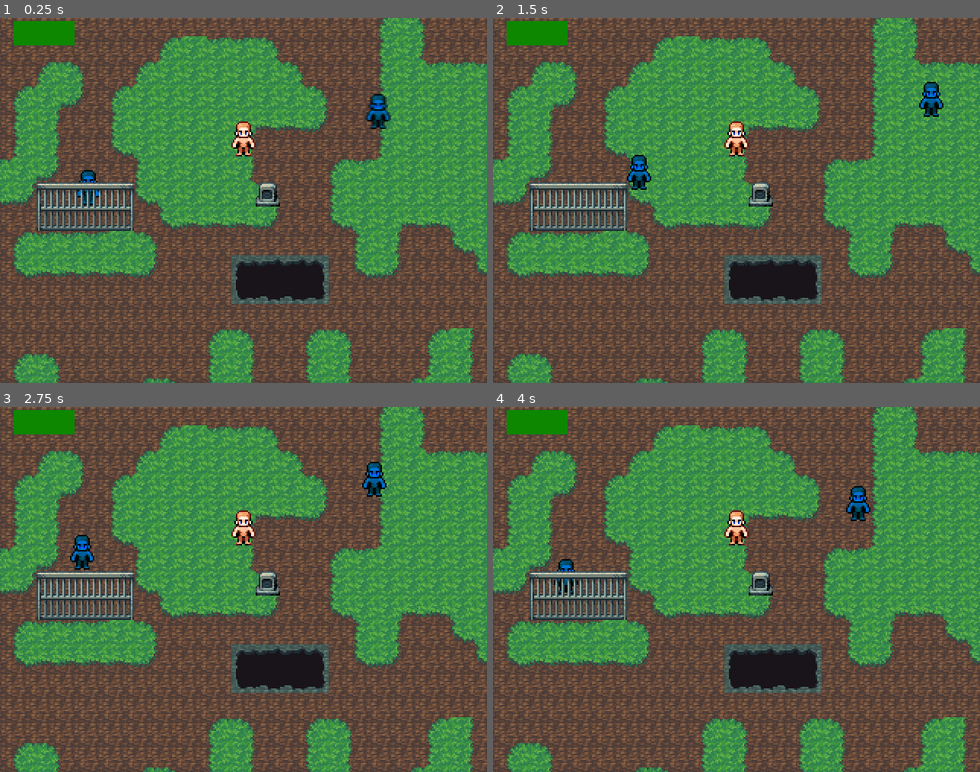
Above: before the commit, frames 1-4 (two rows, left to right).
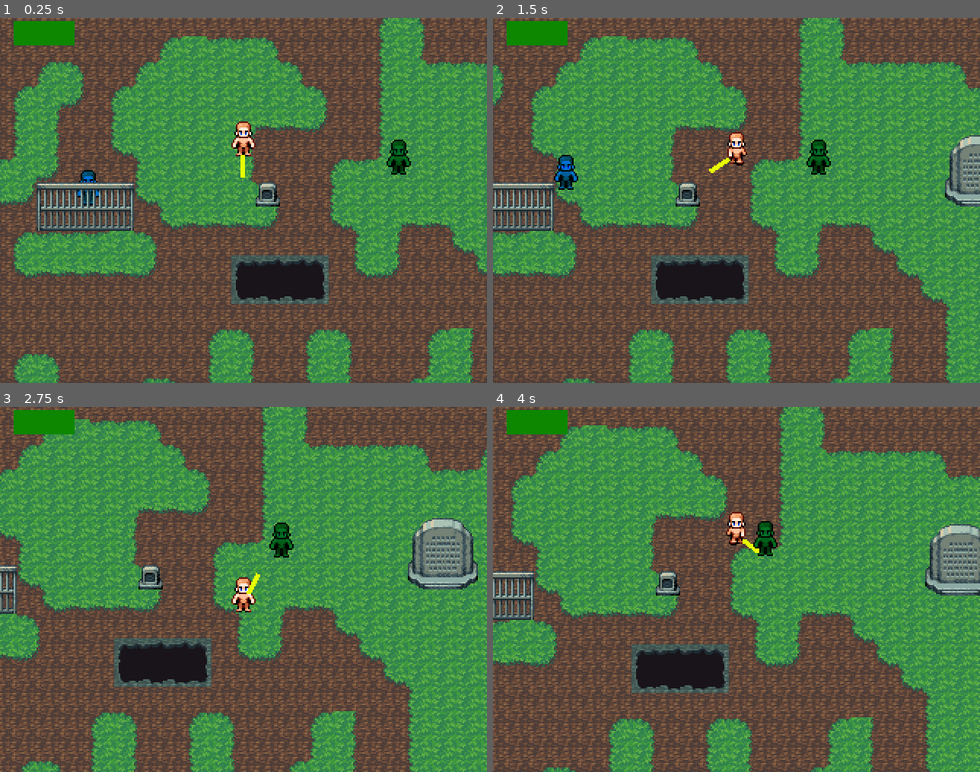
Above: after the commit, the same moments.

Repository: weinStag/cursed-rest
Game: Godot game, scene res://Scenes/gameview.tscn
Same seed, same stepped clock (60 frames per second), same inputs: the game is played once before the commit and once after it.
Inputs (mouse positions are in pixels of both pictures, inside the frame that each line leads up to):
- Up to frame 1 (0.25 s): no input
- Up to frame 2 (1.5 s): move the mouse to (843, 182) at 0.52 s; hold Right (ui_right) 0.53-1.28 s; click (843, 182) at 0.6 s; tap Z (ui_accept) at 0.77 s; move the mouse to (639, 218) at 1.27 s; hold Down (ui_down) from 1.28 s (still down); click (639, 218) at 1.35 s
- Up to frame 3 (2.75 s): tap Z (ui_accept) at 1.52 s; move the mouse to (292, 509) at 2.02 s; release Down (ui_down) at 2.03 s; hold Right (ui_right) from 2.03 s (still down); click (292, 509) at 2.1 s
- Up to frame 4 (4 s): move the mouse to (712, 662) at 2.77 s; release Right (ui_right) at 2.78 s; hold Up (ui_up) 2.78-3.53 s; click (712, 662) at 2.85 s; tap Z (ui_accept) at 3.02, 3.77 s; move the mouse to (882, 644) at 3.52 s; hold Left (ui_left) from 3.53 s (still down); click (882, 644) at 3.6 s

The runs differ from the first frame. In frame 1, 0.7% of the frame differs, in the area x 49-85%, y 20-44%; in frame 2, 49%; in frame 3, 66%, in the area x 0-100%, y 0-100%; in frame 4, 65%.
Error before the commit: Parse Error: Expected identifier after "." for attribute access. (res://Scripts/Pawns/Types/player.gd:225)

Commit message:
feat: detecção de posição

Diff:
--- a/Scenes/Maps/world.tscn
+++ b/Scenes/Maps/world.tscn
@@ -11,6 +11,7 @@
 [ext_resource type="Script" uid="uid://dhojxqc0a4xvw" path="res://Scripts/Pawns/Types/object.gd" id="7_ay8ee"]
 [ext_resource type="Texture2D" uid="uid://fhhrc5ktpq0l" path="res://Graphics/CollisionTiles/event.png" id="9_60kqf"]
 [ext_resource type="PackedScene" uid="uid://jl1xd7v4vsli" path="res://Scenes/hud.tscn" id="11_r0r7l"]
+[ext_resource type="PackedScene" uid="uid://csp4gdb2j0fmr" path="res://Scenes/Pawns/inimigo.tscn" id="12_08va7"]
 
 [sub_resource type="RectangleShape2D" id="RectangleShape2D_08va7"]
 size = Vector2(16, 24)
@@ -1172,6 +1173,7 @@
 type = 2
 
 [node name="Actor2" parent="Pawns" instance=ExtResource("5_ehxcq")]
+visible = false
 position = Vector2(259.983, 66.6099)
 move_pattern = Array[Vector2i]([Vector2i(1, 0), Vector2i(1, 0), Vector2i(1, 0), Vector2i(0, -1), Vector2i(-1, 0), Vector2i(-1, 0), Vector2i(-1, 0), Vector2i(0, 1), Vector2i(0, 0)])
 dialogue_keys = Array[String](["text1", "text2", "text3", "text4"])
@@ -1182,6 +1184,10 @@
 [node name="CollisionShape2D" type="CollisionShape2D" parent="Pawns/Actor2/Area2D"]
 position = Vector2(0.0169067, -4.60992)
 shape = SubResource("RectangleShape2D_08va7")
+
+[node name="Inimigo" parent="Pawns" instance=ExtResource("12_08va7")]
+position = Vector2(286, 100)
+move_pattern = Array[Vector2i]([Vector2i(0, 0)])
 
 [node name="Actor_Grid" type="TileMapLayer" parent="."]
 visible = false
--- a/Scenes/Pawns/actor.tscn
+++ b/Scenes/Pawns/actor.tscn
@@ -304,7 +304,6 @@
 [sub_resource type="AnimationNodeTimeScale" id="AnimationNodeTimeScale_17258"]
 
 [sub_resource type="AnimationNodeBlendTree" id="AnimationNodeBlendTree_6ixg4"]
-graph_offset = Vector2(-259.661, 45.2562)
 nodes/StateMachine/node = SubResource("AnimationNodeStateMachine_p7un2")
 nodes/StateMachine/position = Vector2(-80, 140)
 nodes/TimeScale/node = SubResource("AnimationNodeTimeScale_17258")
--- a/Scenes/Pawns/arma.gd
+++ b/Scenes/Pawns/arma.gd
@@ -10,3 +10,7 @@
 # Called every frame. 'delta' is the elapsed time since the previous frame.
 func _process(delta: float) -> void:
 	pass
+
+func attack() -> void:
+	if Input.is_action_just_pressed('ui_mb1'):
+		$AnimationPlayer.play("new_animation")
--- a/Scenes/Pawns/inimigo.tscn
+++ b/Scenes/Pawns/inimigo.tscn
@@ -304,12 +304,17 @@
 [sub_resource type="AnimationNodeTimeScale" id="AnimationNodeTimeScale_17258"]
 
 [sub_resource type="AnimationNodeBlendTree" id="AnimationNodeBlendTree_6ixg4"]
-graph_offset = Vector2(-259.661, 45.2562)
 nodes/StateMachine/node = SubResource("AnimationNodeStateMachine_p7un2")
 nodes/StateMachine/position = Vector2(-80, 140)
 nodes/TimeScale/node = SubResource("AnimationNodeTimeScale_17258")
 nodes/TimeScale/position = Vector2(160, 140)
 node_connections = [&"TimeScale", 0, &"StateMachine", &"output", 0, &"TimeScale"]
+
+[sub_resource type="RectangleShape2D" id="RectangleShape2D_3sqja"]
+size = Vector2(16, 23)
+
+[sub_resource type="CircleShape2D" id="CircleShape2D_5n1dt"]
+radius = 38.0132
 
 [node name="Inimigo" type="Node2D"]
 script = ExtResource("1_3sqja")
@@ -335,3 +340,18 @@
 parameters/StateMachine/Walk0/blend_position = Vector2(0, 1)
 parameters/StateMachine/Walk1/blend_position = Vector2(0, 1)
 parameters/TimeScale/scale = 1.0
+
+[node name="hitbox" type="Area2D" parent="." groups=["hitbox"]]
+
+[node name="CollisionShape2D" type="CollisionShape2D" parent="hitbox"]
+position = Vector2(0, -4.5)
+shape = SubResource("RectangleShape2D_3sqja")
+
+[node name="visao" type="Area2D" parent="." groups=["visao"]]
+
+[node name="CollisionShape2D" type="CollisionShape2D" parent="visao"]
+shape = SubResource("CircleShape2D_5n1dt")
+debug_color = Color(0.907035, 0.289866, 0.223736, 0.42)
+
+[connection signal="area_entered" from="visao" to="." method="_on_visao_area_entered"]
+[connection signal="area_exited" from="visao" to="." method="_on_visao_area_exited"]
--- a/Scenes/Pawns/player.tscn
+++ b/Scenes/Pawns/player.tscn
@@ -1,10 +1,9 @@
-[gd_scene load_steps=44 format=3 uid="uid://82egl20vpf7n"]
+[gd_scene load_steps=43 format=3 uid="uid://82egl20vpf7n"]
 
 [ext_resource type="Script" uid="uid://bbu8j0ryeda7i" path="res://Scripts/Pawns/Types/player.gd" id="1_cghlj"]
 [ext_resource type="Texture2D" uid="uid://n4h41o7d7rbs" path="res://Graphics/Pawns/actor_man.png" id="2_dy3y1"]
 [ext_resource type="Texture2D" uid="uid://fhhrc5ktpq0l" path="res://Graphics/CollisionTiles/event.png" id="3_5pnro"]
 [ext_resource type="Script" uid="uid://dokac2uqwhnux" path="res://Scenes/Pawns/arma.gd" id="4_tlhq4"]
-[ext_resource type="Texture2D" uid="uid://vwmpi5st1if5" path="res://Graphics/CollisionTiles/obstacle.png" id="5_tlhq4"]
 
 [sub_resource type="Animation" id="Animation_5p5oj"]
 resource_name = "idle_down"
@@ -318,14 +317,14 @@
 tracks/0/type = "value"
 tracks/0/imported = false
 tracks/0/enabled = true
-tracks/0/path = NodePath("../Sprite:texture")
-tracks/0/interp = 1
-tracks/0/loop_wrap = true
-tracks/0/keys = {
-"times": PackedFloat32Array(0),
-"transitions": PackedFloat32Array(1),
-"update": 1,
-"values": [ExtResource("2_dy3y1")]
+tracks/0/path = NodePath(".:frame")
+tracks/0/interp = 1
+tracks/0/loop_wrap = true
+tracks/0/keys = {
+"times": PackedFloat32Array(0),
+"transitions": PackedFloat32Array(1),
+"update": 1,
+"values": [0]
 }
 
 [sub_resource type="Animation" id="Animation_s70le"]
@@ -333,14 +332,14 @@
 tracks/0/type = "value"
 tracks/0/imported = false
 tracks/0/enabled = true
-tracks/0/path = NodePath("../Sprite:texture")
-tracks/0/interp = 1
-tracks/0/loop_wrap = true
-tracks/0/keys = {
-"times": PackedFloat32Array(0.0333333, 0.333333),
-"transitions": PackedFloat32Array(1, 1),
-"update": 1,
-"values": [ExtResource("5_tlhq4"), ExtResource("5_tlhq4")]
+tracks/0/path = NodePath(".:frame")
+tracks/0/interp = 1
+tracks/0/loop_wrap = true
+tracks/0/keys = {
+"times": PackedFloat32Array(),
+"transitions": PackedFloat32Array(),
+"update": 1,
+"values": []
 }
 
 [sub_resource type="AnimationLibrary" id="AnimationLibrary_rsh2f"]
@@ -352,10 +351,8 @@
 [sub_resource type="RectangleShape2D" id="RectangleShape2D_tlhq4"]
 size = Vector2(16, 23)
 
-[node name="Player" type="Node2D"]
+[node name="Player" type="Node2D" groups=["player"]]
 script = ExtResource("1_cghlj")
-speed = null
-type = null
 
 [node name="Sprite" type="Sprite2D" parent="."]
 texture = ExtResource("2_dy3y1")
@@ -379,11 +376,10 @@
 parameters/TimeScale/scale = 1.0
 
 [node name="arma" type="Sprite2D" parent="."]
-visible = false
-position = Vector2(6, -1)
 scale = Vector2(0.9375, 0.1875)
 texture = ExtResource("3_5pnro")
 centered = false
+offset = Vector2(6, -6)
 script = ExtResource("4_tlhq4")
 
 [node name="AnimationPlayer" type="AnimationPlayer" parent="arma"]
@@ -391,7 +387,7 @@
 &"": SubResource("AnimationLibrary_rsh2f")
 }
 
-[node name="Area2D" type="Area2D" parent="."]
+[node name="Area2D" type="Area2D" parent="." groups=["player"]]
 
 [node name="CollisionShape2D" type="CollisionShape2D" parent="Area2D"]
 position = Vector2(0, -4.5)
--- a/Scripts/Pawns/Types/npc.gd
+++ b/Scripts/Pawns/Types/npc.gd
@@ -4,6 +4,9 @@
 
 @export var move_pattern: Array[Vector2i]
 @export var dialogue_keys: Array[String]
+
+var player: Node2D = null
+
 
 # Movement Related (+ animation)
 var move_step: int = 0
@@ -13,6 +16,12 @@
 
 func _process(_delta):
 	# Allow movement if conditions are meet
+	if player:
+		move_towards_player()
+	else:
+		process_default_movement()
+
+func process_default_movement():
 	if can_move():
 		var current_step: Vector2i = move_pattern[move_step]
 		if current_step:
@@ -42,5 +51,33 @@
 		emit_signal("trigger_dialogue", dialogue, set_talking)
 
 
-func _on_area_2d_area_entered(area: Area2D) -> void:
-	pass # Replace with function body.
+func get_direction_to_player() -> Vector2i:
+	var diff: Vector2 = player.global_position - global_position
+
+	# Escolher o eixo dominante (para manter movimento tile-based)
+	if abs(diff.x) > abs(diff.y):
+		return Vector2i(sign(diff.x), 0)
+	else:
+		return Vector2i(0, sign(diff.y))
+
+func move_towards_player():
+	if not can_move(): return
+
+	var direction := get_direction_to_player()
+	if direction == Vector2i.ZERO:
+		return
+
+	set_anim_direction(direction)
+
+	var target_position = Grid.request_move(self, direction)
+	if target_position:
+		move_to(target_position)
+
+func _on_visao_area_entered(area: Area2D) -> void:
+	if area.get_parent().is_in_group("player"):
+		player = area.get_parent()
+
+
+func _on_visao_area_exited(area: Area2D) -> void:
+	if area.get_parent().is_in_group("player"):
+		player = null
--- a/Scripts/Pawns/Types/player.gd
+++ b/Scripts/Pawns/Types/player.gd
@@ -220,6 +220,7 @@
 		var new_health = calc_damage(50)
 		status.set('health', new_health)
 		if (new_health <= 0):
-			$arma/AnimationPlayer.play("new_animation")
+			pass
 		else:
-			apply_knockback(area.)
+			pass
+			#apply_knockback(area)
--- a/project.godot
+++ b/project.godot
@@ -23,6 +23,11 @@
 window/size/window_width_override=640
 window/size/window_height_override=480
 window/stretch/mode="viewport"
+
+[global_group]
+
+hitbox=""
+visao="indica o campo de visão de um inimigo"
 
 [input]
 
@@ -78,6 +83,11 @@
 "events": [Object(InputEventKey,"resource_local_to_scene":false,"resource_name":"","device":-1,"window_id":0,"alt_press …(191 unchanged characters)…
 ]
 }
+ui_mb1={
+"deadzone": 0.2,
+"events": [Object(InputEventMouseButton,"resource_local_to_scene":false,"resource_name":"","device":-1,"window_id":0,"alt_pressed":false,"shift_pressed":false,"ctrl_pressed":false,"meta_pressed":false,"button_mask":1,"position":Vector2(123, 10),"global_position":Vector2(130, 47),"factor":1.0,"button_index":1,"canceled":false,"pressed":true,"double_click":false,"script":null)
+]
+}
 
 [internationalization]
 
Not shown: 1 places in Scenes/Maps/world.tscn that only renumber resources
Not shown: 1 places in Scenes/Pawns/inimigo.tscn that only renumber resources
